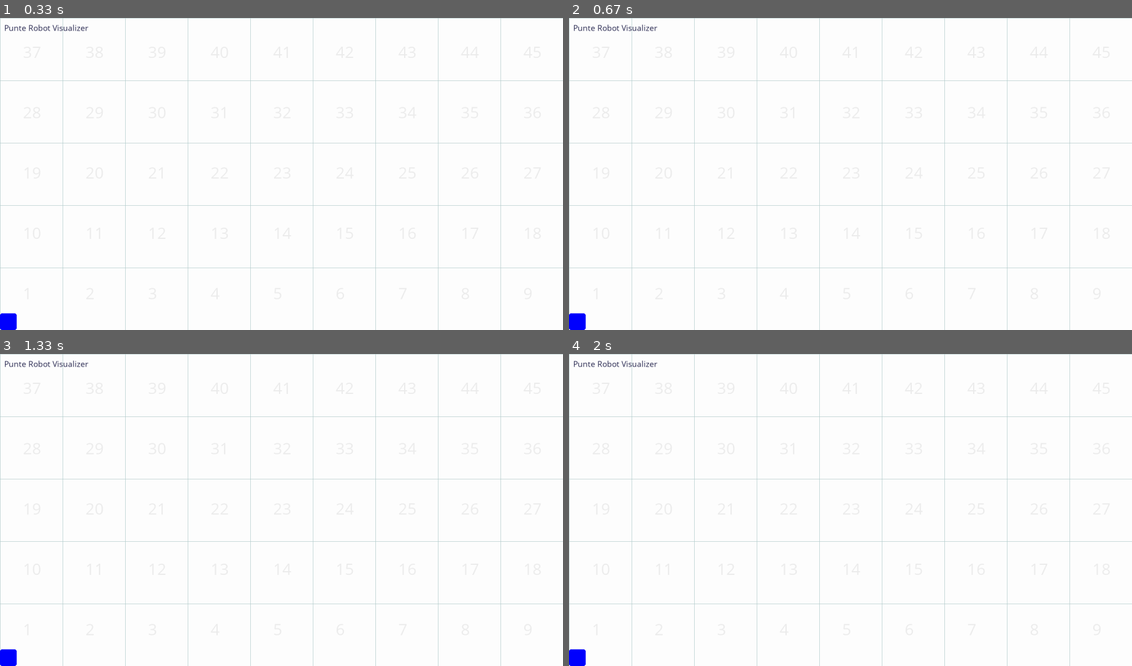
Above: before the commit, frames 1-4 (two rows, left to right).
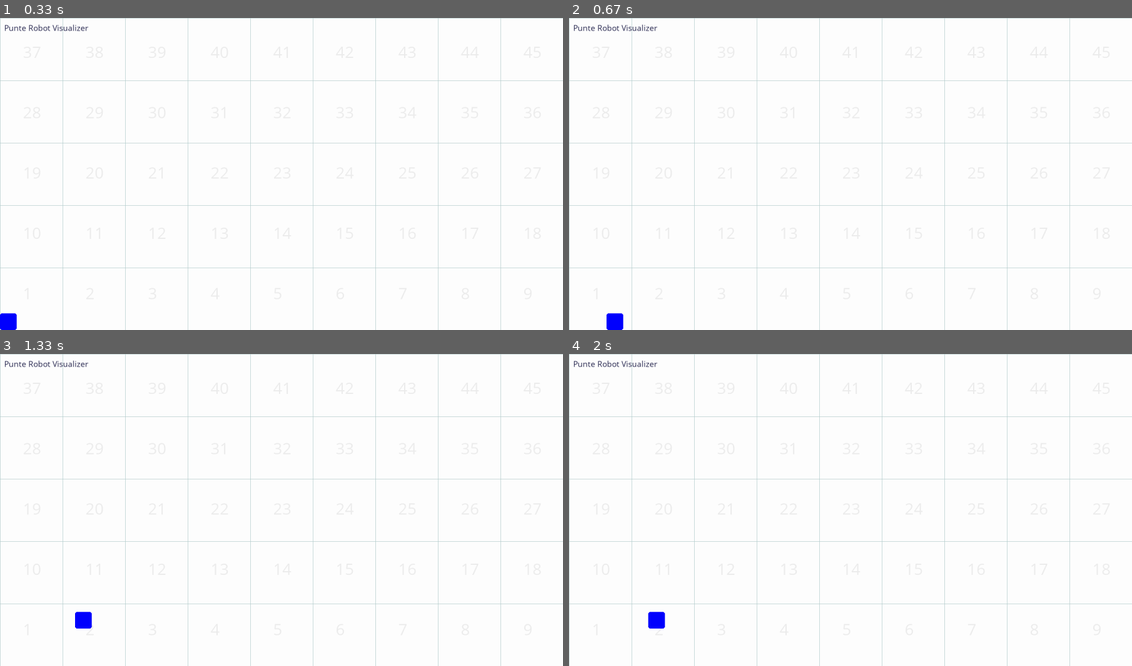
Above: after the commit, the same moments.

Repository: SudipVikram/OdometryVisualizer
Game: pygame game, started from visualizer.py
Two runs of this game, one before a commit and one after it. Both use one fixed random seed, a clock stepped at 60 frames per second and the inputs below.
Inputs:
- Up to frame 1 (0.33 s): no input
- Up to frame 2 (0.67 s): hold Right from 0.33 s (still down)
- Up to frame 3 (1.33 s): release Right at 0.8 s; hold Up 0.83-1.13 s; hold Right from 1.17 s (still down)
- Up to frame 4 (2 s): release Right at 1.63 s; hold Left from 1.67 s (still down)

Frame 1 is identical in both runs. In frame 2, 0.3% of the frame differs, in the area x 0-10%, y 94-100%; in frame 3, 0.3%; in frame 4, 0.3%, in the area x 0-18%, y 82-100%.

Commit message:
added robots mobility using arrow keys

Diff:
--- a/visualizer.py
+++ b/visualizer.py
@@ -31,19 +31,33 @@
     f_size = 40
     counter = 1
 
-    # Outer loop controls vertical position (starting at y=645 and going up)
-    for j in range(635, 0, -105-f_size):
-        # Inner loop controls horizontal position (150-pixel steps)
+    # outer loop controls vertical position (starting at y=645 and going up)
+    for j in range(635, 0, -145):
+        # inner loop controls horizontal position (150-pixel steps)
         for i in range(150, visualizer.wwidth + 150, 150):
             if counter <= 45:
-                # Draw the current number
+                # draw the current number
                 visualizer.draw_text(text=str(counter),font_size=f_size,color=(237, 237, 237),xpos=(i - 75 - (f_size // 2)),ypos=j)
                 counter += 1
             else:
                 break  # Stop once we reach 45
 
+
     # loading the robot
     robot.load()
+
+    #============
+    # KEY STROKES
+    #============
+    robot_speed = 5
+    if visualizer.left_pressed:
+        robot.update_position(xpos=robot.xpos-robot_speed,ypos=robot.ypos)
+    if visualizer.right_pressed:
+        robot.update_position(xpos=robot.xpos+robot_speed,ypos=robot.ypos)
+    if visualizer.up_pressed:
+        robot.update_position(xpos=robot.xpos,ypos=robot.ypos-robot_speed)
+    if visualizer.down_pressed:
+        robot.update_position(xpos=robot.xpos,ypos=robot.ypos+robot_speed)
 
     # title text
     visualizer.draw_text(text="Punte Robot Visualizer",font_size=20,color=(40,40,80),xpos=10,ypos=10)
Binary file added: assets/down.png
Binary file added: assets/left.png
Binary file added: assets/right.png
Binary file added: assets/up.png
